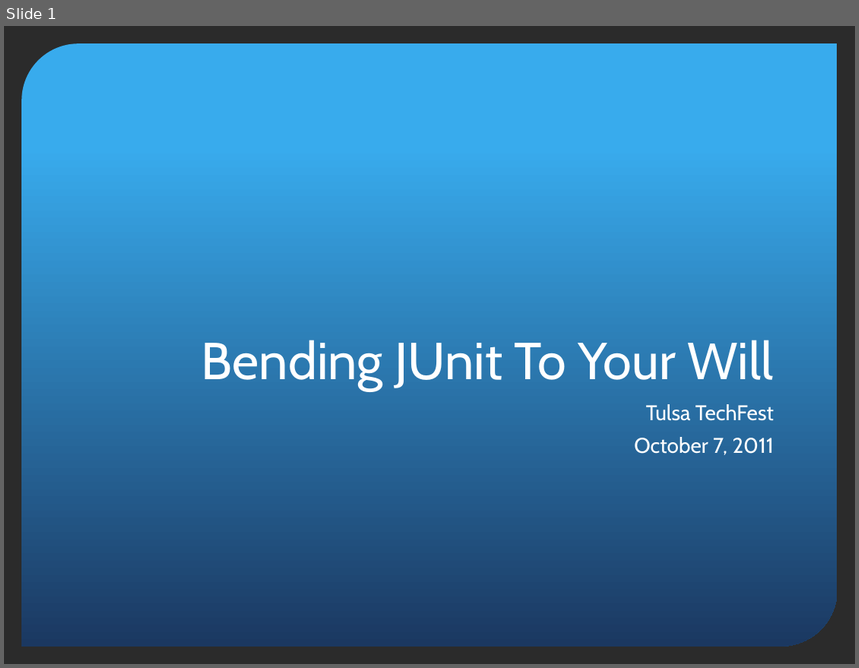
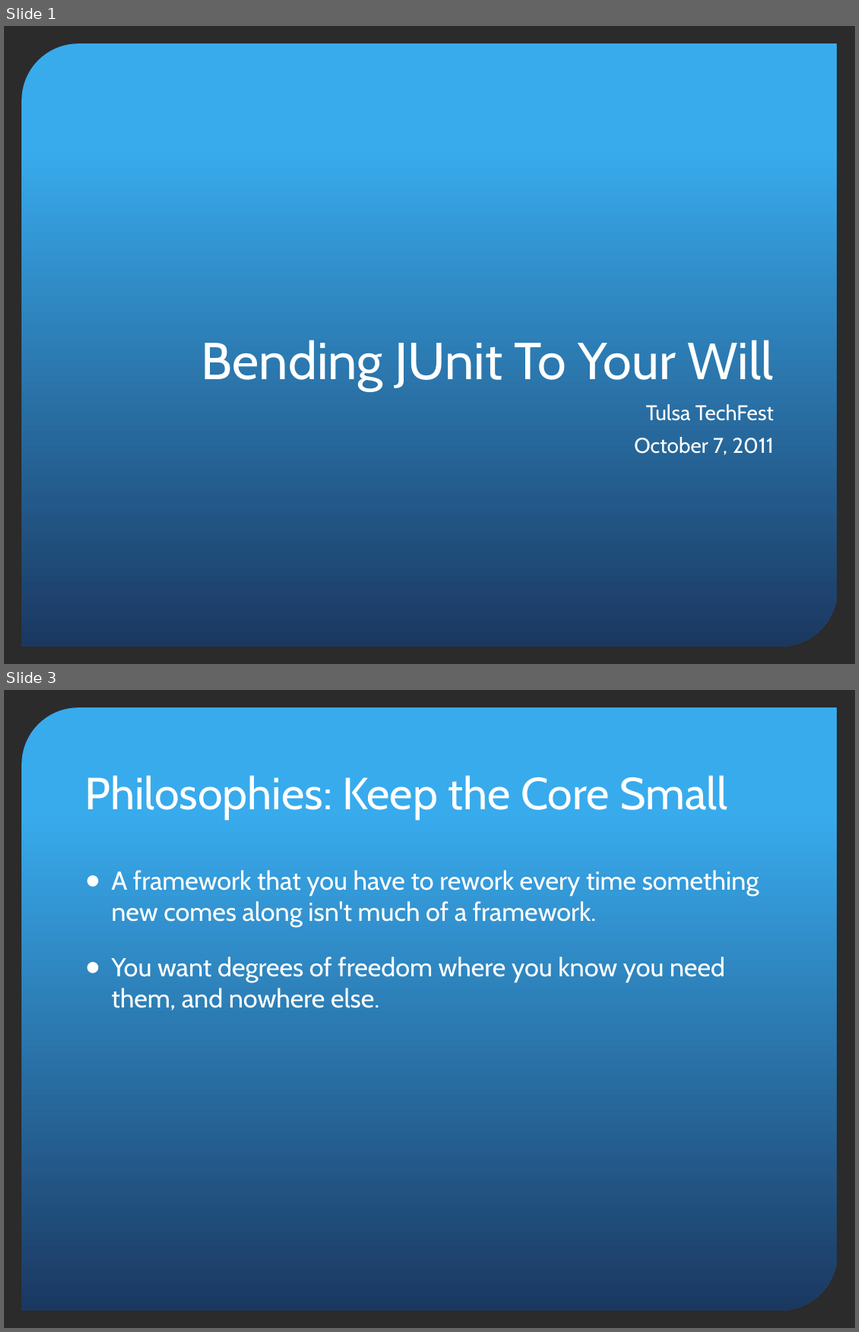
Before and after one commit to pholser/bending-junit, a slide deck: bending-junit.pptx. Shown one above the other, each under a label of ours: slide 1 before the commit, slides 1 and 3 after it; the slides between them are not shown. The pictures are 859x668 and 859x1332 pixels, drawn with LibreOffice and Linux fonts; fonts in the diff are those of the drawing; background and template pictures are left out; a plain dark background stands for a picture behind light text. Boxes give left, top, right and bottom in pixels: in the first picture for what was removed or moved away, otherwise in the second. Text is boxed around its words. In the diff, an @@ line names an element or a change of style, - is before the commit and + after.

```diff
--- a/bending-junit.pptx
+++ b/bending-junit.pptx
@@ slide 3 added at [4,690,855,1328], background picture (left out); not listed: 1 template element that a slide beside it also shows @@
@@ title added at [85,775,728,819], 38 pt, text #FFFFFF @@
+Philosophies: Keep the Core Small
@@ text added at [111,870,759,1011], 22 pt, text #FFFFFF @@
+● A framework that you have to rework every time something new comes along isn't much of a framework.
+● You want degrees of freedom where you know you need them, and nowhere else.
```
Also in this commit, not shown: 8 other slides added, 3 other files.
